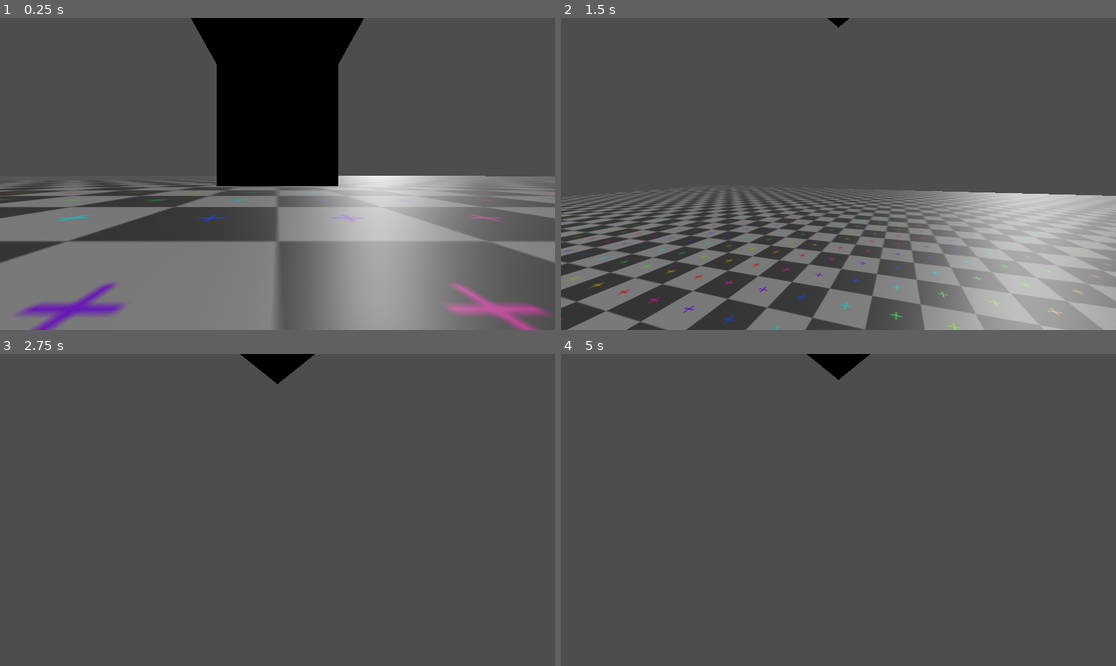
Above: before the commit, frames 1-4 (two rows, left to right).
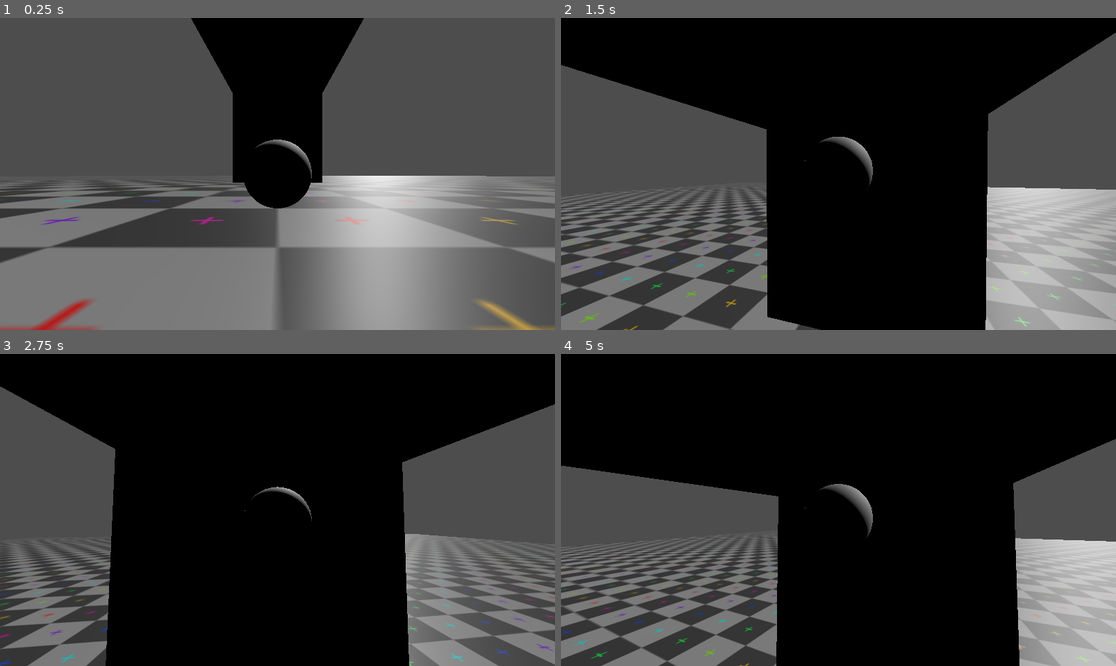
Above: after the commit, the same moments.

Repository: laps15/wall-walker
Game: Godot game, scene res://main.tscn
Two runs of this game, one before a commit and one after it. Both use one fixed random seed, a clock stepped at 60 frames per second and the inputs below.
Inputs (mouse positions are in pixels of both pictures, inside the frame that each line leads up to):
- Up to frame 1 (0.25 s): no input
- Up to frame 2 (1.5 s): tap Enter (ui_accept) at 0.5 s; move the mouse to (866, 174) at 0.52 s; hold W (forward) from 0.53 s (still down); tap Space (jump) at 0.6, 0.77, 1.07, 1.35 s; move the mouse to (810, 174) at 1.27 s
- Up to frame 3 (2.75 s): keep holding W (forward); tap Space (jump) at 1.52, 1.82, 2.1 s; move the mouse to (288, 503) at 2.02 s
- Up to frame 4 (5 s): keep holding W (forward); move the mouse to (832, 516) at 2.77 s; tap Space (jump) at 2.85, 3.02, 3.32, 3.6, 3.77, 4.07, 4.35, 4.52, 4.82 s; move the mouse to (877, 513) at 3.52 s; move the mouse to (794, 506) at 4.27 s

The runs differ from the first frame. In frame 1, 7.9% of the frame differs, in the area x 0-100%, y 5-100%; in frame 2, 65%; in frame 3, 74%; in frame 4, 81%, in the area x 0-100%, y 0-100%.

Commit message:
FIX: Fix horizontal ray positioning to correct normal average when walking into wall

Diff:
--- a/Player/player.tscn
+++ b/Player/player.tscn
@@ -13,18 +13,19 @@
 [sub_resource type="SphereShape3D" id="SphereShape3D_btcbx"]
 radius = 0.6
 
-[node name="Player" type="CharacterBody3D" node_paths=PackedStringArray("camera", "ray_checker", "forward_marker")]
+[node name="Player" type="CharacterBody3D" node_paths=PackedStringArray("camera", "ray_checker", "forward_marker", "body")]
 script = ExtResource("1_l8h54")
 camera = NodePath("Camera3D")
 ray_checker = NodePath("RayChecker")
-forward_marker = NodePath("")
+forward_marker = NodePath("Marker3D")
+body = NodePath("MeshInstance3D")
 
 [node name="MeshInstance3D" type="MeshInstance3D" parent="."]
 transform = Transform3D(1, 0, 0, 0, 1, 0, 0, 0, 1, 0, 0.5, 0)
 mesh = SubResource("SphereMesh_l8h54")
 
 [node name="MeshInstance3D" type="MeshInstance3D" parent="MeshInstance3D"]
-transform = Transform3D(1, 0, 0, 0, 0.258819, 0.965926, 0, -0.965926, 0.258819, 0, 0.709297, -0.513779)
+transform = Transform3D(1, 0, 0, 0, 0.258819, 0.965926, 0, -0.965926, 0.258819, 0, 0.158111, -0.513779)
 mesh = SubResource("PrismMesh_l8h54")
 skeleton = NodePath("../..")
 
@@ -42,6 +43,9 @@
 shape = SubResource("SphereShape3D_btcbx")
 
 [node name="Camera3D" type="Camera3D" parent="."]
-transform = Transform3D(1, 0, 0, 0, 1, 0, 0, 0, 1, 0, 0.5, 0)
+transform = Transform3D(1, 0, 0, 0, 1, 0, 0, 0, 1, 0, 0.5, 3)
+
+[node name="Marker3D" type="Marker3D" parent="."]
+transform = Transform3D(1, 0, 0, 0, 1, 0, 0, 0, 1, 0, 0, -2)
 
 [connection signal="body_entered" from="AttachChecker" to="." method="_on_attach_checker_body_entered"]
--- a/Player/player_nad_lab.gd
+++ b/Player/player_nad_lab.gd
@@ -4,77 +4,95 @@
 @export var camera: Camera3D
 @export var ray_checker: Node3D
 @export var forward_marker: Marker3D
+@export var body: MeshInstance3D
 
-const SPEED: float = 15.0
-const JUMP_SPEED: float = 10
+const SPEED: float = 7.0
+const JUMP_SPEED: float = 5
 const GRAVITY_SPEED: float = 9.8
 
 var gravity: Vector3 = Vector3.DOWN * GRAVITY_SPEED
-var jump_vectors: Vector3 = Vector3.ZERO
+var vertical_speed: Vector3 = Vector3.ZERO
 var attached_to: StaticBody3D
 
 func _ready() -> void:
 	Input.mouse_mode = Input.MOUSE_MODE_CAPTURED
+	var input = Vector3.FORWARD
+	var normal =  (Vector3.RIGHT + Vector3.UP).normalized()
+	var dir_base = input.cross(normal)
+	#print(input)
+	#print(normal)
+	#print(dir_base)
+	#print(dir_base.rotated(normal, PI/2))
 
 func _on_attach_checker_body_entered(body: Node3D) -> void:
 	if body and body != self.attached_to and body is StaticBody3D:
 		attached_to = body
-		jump_vectors = Vector3.ZERO
+		vertical_speed = Vector3.ZERO
 
 func _unhandled_input(event: InputEvent) -> void:
 	if event is InputEventMouseMotion:
-		rotate_y(-event.relative.x * mouse_sensivity)
-		camera.rotate_x(-event.relative.y * mouse_sensivity)
-		camera.rotation.x = clamp(camera.rotation.x, -PI/2, PI/2)
+		self.rotate_y(-event.relative.x * mouse_sensivity)
+		self.camera.rotate_x(-event.relative.y * mouse_sensivity)
+		self.camera.rotation.x = clamp(self.camera.rotation.x, -PI/2, PI/2)
 
 func get_direction() -> Vector3:
+	var global_forward = (self.forward_marker.global_transform.origin - self.global_transform.origin).normalized()
 	var dir := Vector3.ZERO
-	var global_forward := -self.global_transform.basis.z
+	var forward_2d_vector = Input.get_vector("left", "right", "forward", "backwards")
+	var forward_vector = Vector3(forward_2d_vector.x, 0, forward_2d_vector.y)
 
-	var direction_base = self.up_direction.cross(global_forward).normalized()
+	forward_vector = forward_vector.normalized()
+	if not forward_2d_vector:
+		return dir
 
-	if Input.is_action_pressed("forward"):
-		dir = direction_base.rotated(self.up_direction, -PI/2)
+	var direction_base = self.up_direction.cross(forward_vector).normalized()
 
-	if Input.is_action_pressed("backwards"):
-		dir = direction_base.rotated(self.up_direction, PI/2)
+	print("input: ", forward_vector)
+	print("normal: ", self.up_direction)
+	print("cross: ", direction_base)
+	print("fwd input: ",direction_base.rotated(self.up_direction, -PI/2))
+	print("-----------")
+	#if Input.is_action_pressed("forward"):
+		#dir += direction_base
+#
+	#if Input.is_action_pressed("backwards"):
+		#dir += direction_base.rotated(self.up_direction, PI)
+		#
+	#if Input.is_action_pressed("left"):
+		#dir += direction_base.rotated(self.up_direction, PI/2)
+		#
+	#if Input.is_action_pressed("right"):
+		#dir += direction_base.rotated(self.up_direction, -PI/2)
 
-	if Input.is_action_pressed("left"):
-		dir = direction_base
 
-	if Input.is_action_pressed("right"):
-		dir = direction_base.rotated(self.up_direction, PI)
-
-	return dir.normalized()
+	return direction_base.rotated(self.up_direction, -PI/2).normalized()
 
 func check_rays():
-	var new_avg = self.ray_checker.get_avg_normal()
-	if new_avg:
+	var new_avg = self.ray_checker.get_avg_normal() as Vector3
+	if new_avg and new_avg != self.up_direction:
 		self.up_direction = new_avg
 		self.gravity = (-self.up_direction) * GRAVITY_SPEED
-	else:
+		print("CLIMBING...")
+	elif not new_avg:
 		self.up_direction = Vector3.UP
 		self.gravity = (-self.up_direction) * GRAVITY_SPEED
 
-
 func _physics_process(delta: float) -> void:
-	var move_direction = self.get_direction()
-	self.velocity = SPEED * get_direction()
+	self.velocity = SPEED * self.get_direction()
 
 	self.check_rays()
 
 	if not self.is_on_floor():
-		self.jump_vectors += self.gravity * delta
+		self.vertical_speed += self.gravity * delta
 	else:
-		self.jump_vectors = Vector3.ZERO
+		self.vertical_speed = Vector3.ZERO
 
 	if Input.is_action_just_pressed("jump"):
-		self.jump_vectors += self.up_direction * self.JUMP_SPEED
-		self.up_direction = Vector3.UP
+		self.vertical_speed += self.up_direction * self.JUMP_SPEED
 		self.up_direction = Vector3.UP
 		self.gravity = Vector3.DOWN * GRAVITY_SPEED
-		print("[JUMP] Jump Vectors: ", self.jump_vectors)
+		print("[JUMP] Jump Vectors: ", self.vertical_speed)
 		print("[JUMP] Gravity: ", self.gravity)
 
-	self.velocity += self.jump_vectors
+	self.velocity += self.vertical_speed
 	self.move_and_slide()
--- a/Player/ray_checker.tscn
+++ b/Player/ray_checker.tscn
@@ -83,25 +83,25 @@
 transform = Transform3D(0.5, 0.5, -0.707107, -0.707107, 0.707107, 0, 0.5, 0.5, 0.707107, 0, 0, 0)
 
 [node name="FrontTop" type="RayCast3D" parent="."]
-transform = Transform3D(1, 0, 0, 0, -4.37114e-08, -1, 0, 1, -4.37114e-08, 0, 0.5, 0)
+transform = Transform3D(1, 0, 0, 0, -4.37114e-08, -1, 0, 1, -4.37114e-08, 0, 0.25, 0)
 
 [node name="FrontBottom" type="RayCast3D" parent="."]
-transform = Transform3D(1, 0, 0, 0, -4.37114e-08, -1, 0, 1, -4.37114e-08, 0, -0.5, 0)
+transform = Transform3D(1, 0, 0, 0, -4.37114e-08, -1, 0, 1, -4.37114e-08, 0, -0.25, 0)
 
 [node name="BackTop" type="RayCast3D" parent="."]
-transform = Transform3D(-1, -8.74228e-08, 3.82137e-15, 0, -4.37114e-08, -1, 8.74228e-08, -1, 4.37114e-08, 0, 0.5, 0)
+transform = Transform3D(-1, -8.74228e-08, 3.82137e-15, 0, -4.37114e-08, -1, 8.74228e-08, -1, 4.37114e-08, 0, 0.25, 0)
 
 [node name="BackBottom" type="RayCast3D" parent="."]
-transform = Transform3D(-1, -8.74228e-08, 3.82137e-15, 0, -4.37114e-08, -1, 8.74228e-08, -1, 4.37114e-08, 0, -0.5, 0)
+transform = Transform3D(-1, -8.74228e-08, 3.82137e-15, 0, -4.37114e-08, -1, 8.74228e-08, -1, 4.37114e-08, 0, -0.25, 0)
 
 [node name="LeftTop" type="RayCast3D" parent="."]
-transform = Transform3D(-4.37114e-08, 1, -4.37114e-08, 0, -4.37114e-08, -1, -1, -4.37114e-08, 1.91069e-15, 0, 0.5, 0)
+transform = Transform3D(-4.37114e-08, 1, -4.37114e-08, 0, -4.37114e-08, -1, -1, -4.37114e-08, 1.91069e-15, 0, 0.25, 0)
 
 [node name="LeftBottom" type="RayCast3D" parent="."]
-transform = Transform3D(-4.37114e-08, 1, -4.37114e-08, 0, -4.37114e-08, -1, -1, -4.37114e-08, 1.91069e-15, 0, -0.5, 0)
+transform = Transform3D(-4.37114e-08, 1, -4.37114e-08, 0, -4.37114e-08, -1, -1, -4.37114e-08, 1.91069e-15, 0, -0.25, 0)
 
 [node name="RightTop" type="RayCast3D" parent="."]
-transform = Transform3D(1.31134e-07, -1, 4.37114e-08, 0, -4.37114e-08, -1, 1, 1.31134e-07, -5.73206e-15, 0, 0.5, 0)
+transform = Transform3D(1.31134e-07, -1, 4.37114e-08, 0, -4.37114e-08, -1, 1, 1.31134e-07, -5.73206e-15, 0, 0.25, 0)
 
 [node name="RightBottom" type="RayCast3D" parent="."]
-transform = Transform3D(1.31134e-07, -1, 4.37114e-08, 0, -4.37114e-08, -1, 1, 1.31134e-07, -5.73206e-15, 0, -0.5, 0)
+transform = Transform3D(1.31134e-07, -1, 4.37114e-08, 0, -4.37114e-08, -1, 1, 1.31134e-07, -5.73206e-15, 0, -0.25, 0)
